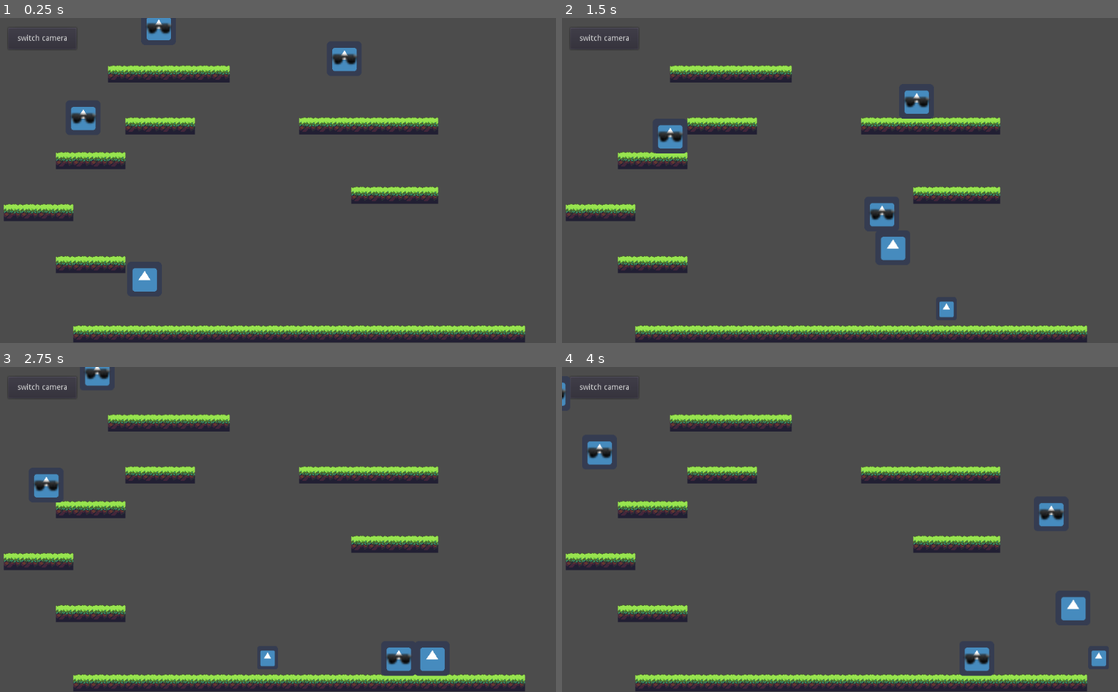
Above: before the commit, frames 1-4 (two rows, left to right).
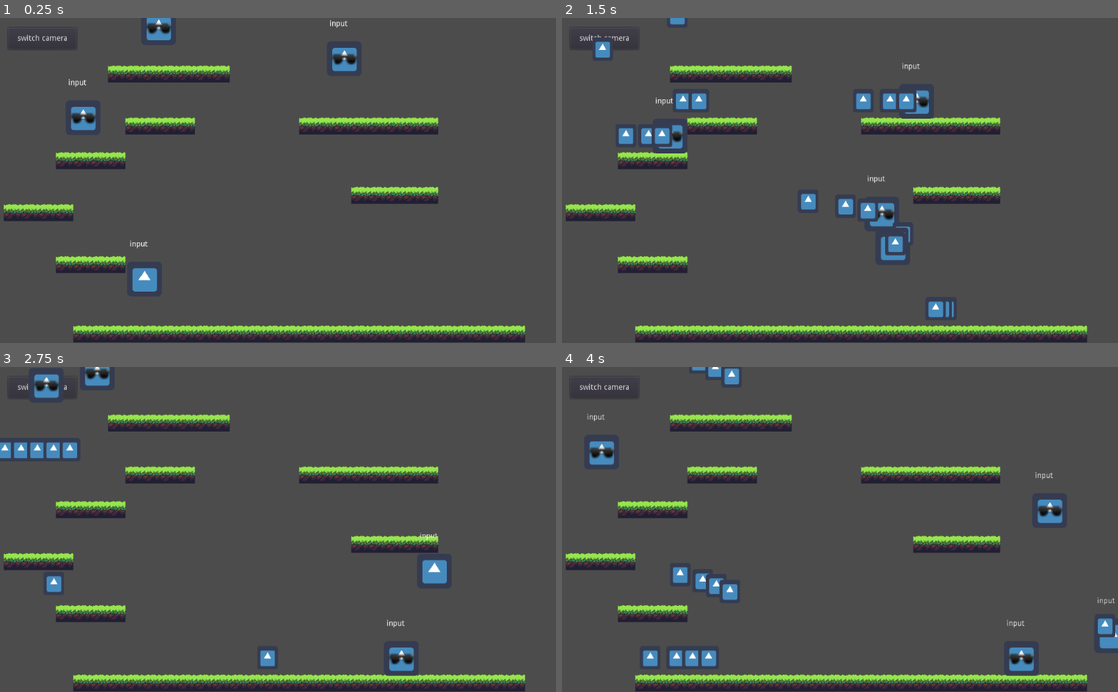
Above: after the commit, the same moments.

Repository: digitaltdesignlyngby/GodotPlatformer
Game: Godot game, scene res://Level1.tscn
The game is run twice, just before and just after one commit, with the same random seed, the same clock (stepped at 60 frames per second) and the same inputs. The engine's default icon, where the game draws it, is replaced by a stand-in: a white triangle on a blue panel in a dark square.
Inputs (mouse positions are in pixels of both pictures, inside the frame that each line leads up to):
- Up to frame 1 (0.25 s): no input
- Up to frame 2 (1.5 s): move the mouse to (962, 164) at 0.52 s; hold Right (ui_right) 0.53-1.25 s; tap Space (shoot) at 0.6 s; click (962, 164) at 0.67 s; tap Up (ui_up) at 0.77 s; drag from (728, 196) to (884, 310) at 1.27 s
- Up to frame 3 (2.75 s): move the mouse to (333, 458) at 2.02 s; hold Left (ui_left) from 2.03 s (still down); tap Space (shoot) at 2.1 s; click (333, 458) at 2.17 s
- Up to frame 4 (4 s): release Left (ui_left) at 2.75 s; drag from (812, 594) to (673, 480) at 2.77 s; move the mouse to (1006, 578) at 3.52 s; hold Right (ui_right) from 3.53 s (still down); tap Space (shoot) at 3.6 s; click (1006, 578) at 3.67 s; tap Up (ui_up) at 3.77 s

The runs differ from the first frame. In frame 1, less than 0.1% of the frame differs, in the area x 12-63%, y 0-71%; in frame 2, 2.1%; in frame 3, 2.3%; in frame 4, 3.2%, in the area x 0-100%, y 0-96%.

Commit message:
Input for web!
Forsøg på at tilføje styring af input "InputEventTouch" til touch-screen sevices...
Virker ikke helt med InputEventScreenTouch da det kun virker på selve trykket,...

Diff:
--- a/Bullet.gd
+++ b/Bullet.gd
@@ -23,5 +23,5 @@
 	if body.is_in_group("MapGroup"):
 		queue_free()
 
-	print("OMG A HIT!")
+	#print("OMG A HIT!")
 	pass # Replace with function body.
--- a/Enemy.gd
+++ b/Enemy.gd
@@ -2,6 +2,9 @@
 
 func _ready():
 	speed = 10
+
+func _input(event):
+	pass
 
 func get_input(delta):
 	if rand_range(-1.0,40.0) < 0:						speed 		*=	-1
--- a/Player.tscn
+++ b/Player.tscn
@@ -22,3 +22,10 @@
 shape = SubResource( 1 )
 
 [node name="Camera2D_player" type="Camera2D" parent="."]
+
+[node name="Label" type="Label" parent="."]
+margin_left = -27.0
+margin_top = -71.0
+margin_right = 78.0
+margin_bottom = -44.0
+text = "input"
--- a/PlayerScript.gd
+++ b/PlayerScript.gd
@@ -8,22 +8,74 @@
 
 var directionLeft = true #Dette er kun for kunne se hvilken retning vi skal skyde
 var bullet = preload("res://Bullet.tscn")
-var level1 = load("res://Level1.tscn")
+
 
 
 #This is a fuction for player movement
 func get_input(delta):
-	#velocity.x = velocity.x * 0.9
-	#velocity.x = 0
-	#This is for the player to move right
+	#mouseInputs(delta)
+	keyInputs(delta)
+	updateAll(delta)
+	pass
+
+func _input(event):
+	if event is InputEventScreenTouch || event is InputEventScreenDrag:
+		var mx = event.position.x
+		var my = event.position.y
+		if mx > 800 && my > 250:
+			velocity.x += speed
+			directionLeft = false
+			return
+		if mx < 300 && my > 250:
+			velocity.x -= speed
+			directionLeft = true
+			return
+		if my < 250 && mx> 300 && is_on_floor():
+			velocity.y -=jump_speed
+			return
+		#i alle andre tilfælde skyd
+		if mx > 300 && mx < 800 && my > 250:
+			#var b = bullet.instance(PackedScene.GEN_EDIT_STATE_INSTANCE) ## MEGET VIGTIGT instance() HVIS EXPORT!!!
+			var b = bullet.instance()
+			b.position.x = position.x
+			b.position.y = position.y
+			if directionLeft : b.speed *= -1
+			get_parent().add_child(b)
+
+
+func mouseInputs(delta):
+	var mx = get_viewport().get_mouse_position()[0]
+	var my = get_viewport().get_mouse_position()[1]
+	$Label.text = "hej"
+	if Input.is_action_just_pressed("touch"):
+		if mx > 800 && my > 250:
+			velocity.x += speed
+			directionLeft = false
+			return
+		if mx < 300 && my > 250:
+			velocity.x -= speed
+			directionLeft = true
+			return
+		if my < 250 && mx> 300 && is_on_floor():
+			velocity.y -=jump_speed
+			return
+		#i alle andre tilfælde skyd
+		if mx > 300 && mx < 800 && my > 250:
+			#var b = bullet.instance(PackedScene.GEN_EDIT_STATE_INSTANCE) ## MEGET VIGTIGT instance() HVIS EXPORT!!!
+			var b = bullet.instance()
+			b.position.x = position.x
+			b.position.y = position.y
+			if directionLeft : b.speed *= -1
+			get_parent().add_child(b)
+
+
+func keyInputs(delta):
 	if Input.is_action_pressed("ui_right") && is_on_floor():
 		velocity.x += speed
 		directionLeft = false
-	#This is for the player to move left
 	if Input.is_action_pressed("ui_left") && is_on_floor():
 		velocity.x -= speed
 		directionLeft = true
-	#This is for the player to jump
 	if Input.is_action_just_pressed("ui_up") && is_on_floor():
 		velocity.y -=jump_speed
 	if Input.is_action_just_pressed("shoot"):
@@ -32,14 +84,10 @@
 		b.position.y = position.y
 		if directionLeft : b.speed *= -1
 		get_parent().add_child(b)
-			#add_child(b)
-			#level1.add_child(b)
-			#velocity.y -=jump_speed
-	updateAll(delta)
-	pass
+
 
 func updateAll(delta):
-		# gravity
+	# gravity
 	velocity.y += gravity * delta
 	velocity = move_and_slide(velocity, Vector2.UP)
 
--- a/project.godot
+++ b/project.godot
@@ -29,6 +29,11 @@
 "events": [ Object(InputEventKey,"resource_local_to_scene":false,"resource_name":"","device":0,"alt":false,"shift":false,"control":false,"meta":false,"command":false,"pressed":false,"scancode":0,"physical_scancode":32,"unicode":0,"echo":false,"script":null)
  ]
 }
+touchDown={
+"deadzone": 0.5,
+"events": [ Object(InputEventMouseButton,"resource_local_to_scene":false,"resource_name":"","device":0,"alt":false,"shift":false,"control":false,"meta":false,"command":false,"button_mask":0,"position":Vector2( 0, 0 ),"global_position":Vector2( 0, 0 ),"factor":1.0,"button_index":1,"pressed":false,"doubleclick":false,"script":null)
+ ]
+}
 
 [mono]
 
Not shown, changed: export_presets.cfg
